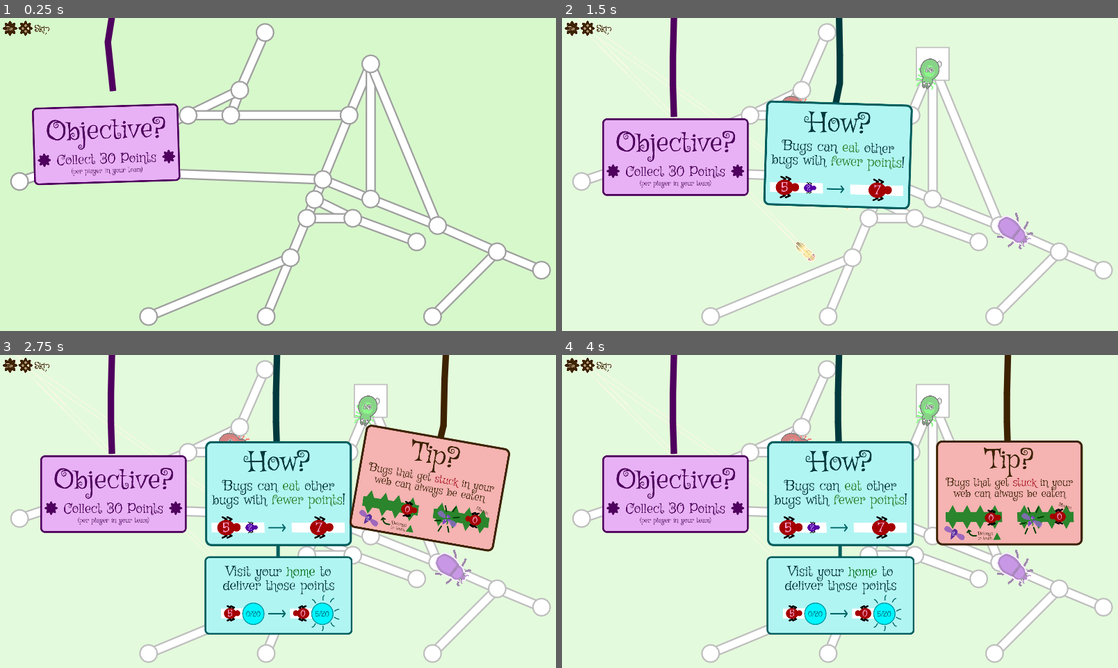
Above: before the commit, frames 1-4 (two rows, left to right).
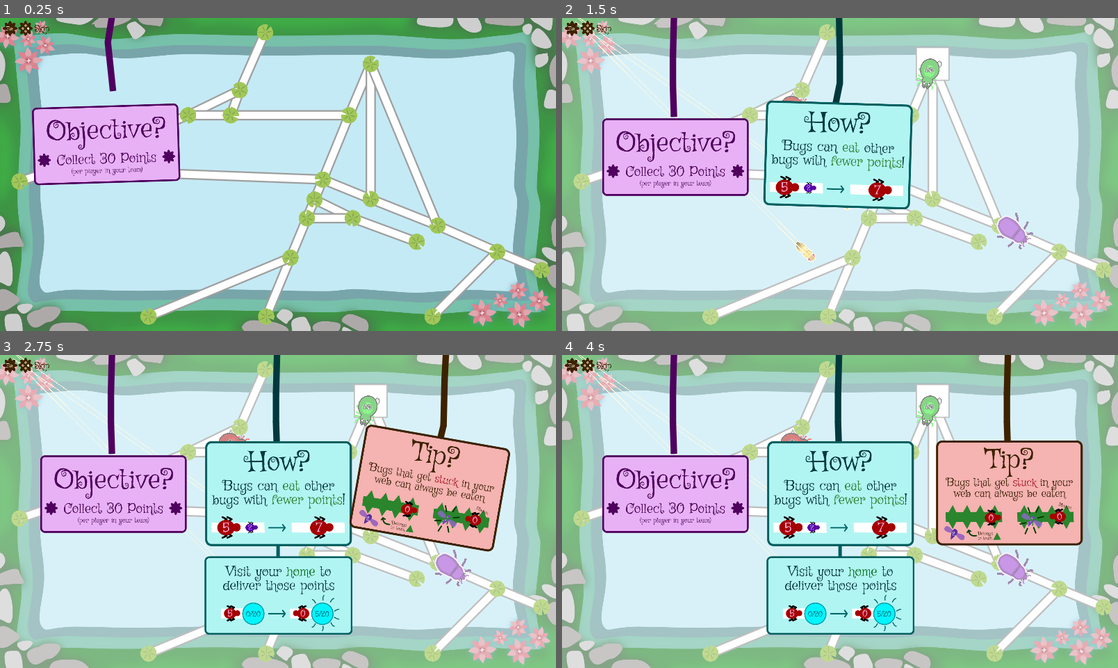
Above: after the commit, the same moments.

Repository: Pandaqi/Windowsilk
Game: Godot game, scene res://Main.tscn
Two runs of this game, one before a commit and one after it. Both use one fixed random seed, a clock stepped at 60 frames per second and the inputs below.
Inputs:
- Up to frame 1 (0.25 s): no input
- Up to frame 2 (1.5 s): tap Enter (add_keyboard_player) at 0.5, 0.6 s; hold Right 0.53-1.28 s; hold Down from 1.28 s (still down); tap T at 1.35 s
- Up to frame 3 (2.75 s): release Down at 2.03 s; hold Right from 2.03 s (still down); tap K at 2.1 s
- Up to frame 4 (4 s): release Right at 2.78 s; hold Up (ui_up) 2.78-3.53 s; tap J at 2.85 s; tap Space (unpause) at 3.5 s; hold Left from 3.53 s (still down); tap H at 3.6 s

The runs differ from the first frame. In frame 1, 85% of the frame differs, in the area x 0-100%, y 0-100%; in frame 2, 77%; in frame 3, 63%; in frame 4, 63%.

Commit message:
To my surprise, this is actually a good game?
Added arenas today (well, the first two). It makes it look SO much better. And the tiny fixes I did the past few days help a ton with balance and fun.

Diff:
--- a/Main.tscn
+++ b/Main.tscn
@@ -70,6 +70,7 @@
 
 [node name="Arena" type="Node2D" parent="."]
 script = ExtResource( 6 )
+debug_arena = "pondstill"
 
 [node name="Web" parent="." instance=ExtResource( 1 )]
 
--- a/Menu.tscn
+++ b/Menu.tscn
@@ -10,7 +10,7 @@
 [ext_resource path="res://assets/ui/help_texts.png" type="Texture" id=8]
 [ext_resource path="res://scripts/menu/helpers.gd" type="Script" id=9]
 [ext_resource path="res://assets/ui/jump_instruction.png" type="Texture" id=10]
-[ext_resource path="res://scripts/menu/settings.gd" type="Script" id=11]
+[ext_resource path="res://scenes/technical_settings.tscn" type="PackedScene" id=11]
 [ext_resource path="res://scripts/menu/config_loader.gd" type="Script" id=12]
 
 [node name="Main" type="Node2D"]
@@ -74,10 +74,9 @@
 [node name="ConfigLoader" type="Node2D" parent="."]
 script = ExtResource( 12 )
 
-[node name="Settings" type="CanvasLayer" parent="."]
-script = ExtResource( 11 )
+[node name="TechnicalSettings" parent="." instance=ExtResource( 11 )]
 
-[connection signal="open_settings" from="." to="Settings" method="_on_Main_open_settings"]
+[connection signal="open_settings" from="." to="TechnicalSettings" method="_on_Main_open_settings"]
 [connection signal="players_nearby" from="." to="Helpers" method="_on_Main_players_nearby"]
 [connection signal="team_changed" from="." to="Helpers" method="_on_Main_team_changed"]
 [connection signal="team_changed" from="." to="Players" method="_on_Main_team_changed"]
--- a/project.godot
+++ b/project.godot
@@ -48,13 +48,13 @@
 exit={
 "deadzone": 0.5,
 "events": [ Object(InputEventKey,"resource_local_to_scene":false,"resource_name":"","device":0,"alt":false,"shift":false,"control":false,"meta":false,"command":false,"pressed":false,"scancode":16777217,"physical_scancode":0,"unicode":0,"echo":false,"script":null)
-, Object(InputEventJoypadButton,"resource_local_to_scene":false,"resource_name":"","device":0,"button_index":1,"pressure":0.0,"pressed":false,"script":null)
+, Object(InputEventJoypadButton,"resource_local_to_scene":false,"resource_name":"","device":0,"button_index":2,"pressure":0.0,"pressed":false,"script":null)
  ]
 }
 restart={
 "deadzone": 0.5,
 "events": [ Object(InputEventKey,"resource_local_to_scene":false,"resource_name":"","device":0,"alt":false,"shift":false,"control":false,"meta":false,"command":false,"pressed":false,"scancode":16777221,"physical_scancode":0,"unicode":0,"echo":false,"script":null)
-, Object(InputEventJoypadButton,"resource_local_to_scene":false,"resource_name":"","device":0,"button_index":0,"pressure":0.0,"pressed":false,"script":null)
+, Object(InputEventJoypadButton,"resource_local_to_scene":false,"resource_name":"","device":0,"button_index":1,"pressure":0.0,"pressed":false,"script":null)
  ]
 }
 add_keyboard_player={
--- /dev/null
+++ b/scenes/arenas/pondstill.tscn
@@ -0,0 +1,11 @@
+[gd_scene load_steps=2 format=2]
+
+[ext_resource path="res://assets/arenas/pondstill/bg.png" type="Texture" id=1]
+
+[node name="Pondstill" type="Node2D"]
+
+[node name="BG" type="Node2D" parent="."]
+
+[node name="Bg" type="Sprite" parent="BG"]
+texture = ExtResource( 1 )
+centered = false
--- /dev/null
+++ b/scenes/arenas/windowsill.tscn
@@ -0,0 +1,11 @@
+[gd_scene load_steps=2 format=2]
+
+[ext_resource path="res://assets/arenas/windowsill/bg.png" type="Texture" id=1]
+
+[node name="Node2D" type="Node2D"]
+
+[node name="BG" type="Node2D" parent="."]
+
+[node name="Sprite" type="Sprite" parent="BG"]
+texture = ExtResource( 1 )
+centered = false
--- a/scenes/custom_webs/menu.tscn
+++ b/scenes/custom_webs/menu.tscn
@@ -251,7 +251,7 @@
 [node name="PointSettings" type="Node2D" parent="Points"]
 position = Vector2( 200, 880 )
 script = ExtResource( 1 )
-type = "bugs"
+type = "settings"
 color = Color( 0.631373, 0.329412, 0.764706, 1 )
 scale_factor = 2.0
 
--- a/scenes/entity.tscn
+++ b/scenes/entity.tscn
@@ -260,6 +260,8 @@
 shape = SubResource( 2 )
 
 [node name="GeneralArea" type="Area2D" parent="."]
+collision_layer = 9
+collision_mask = 9
 script = ExtResource( 37 )
 
 [node name="CollisionShape2D" type="CollisionShape2D" parent="GeneralArea"]
@@ -497,27 +499,27 @@
 [connection signal="on_nearby_players_changed" from="GeneralArea" to="Points" method="_on_GeneralArea_on_nearby_players_changed"]
 [connection signal="body_entered" from="GeneralArea/PlayerArea" to="GeneralArea" method="_on_PlayerArea_body_entered"]
 [connection signal="body_exited" from="GeneralArea/PlayerArea" to="GeneralArea" method="_on_PlayerArea_body_exited"]
+[connection signal="on_death" from="Status" to="Specialties" method="_on_Status_on_death"]
 [connection signal="on_death" from="Status" to="Mover" method="_on_Status_on_death"]
+[connection signal="on_death" from="Status" to="Movement" method="_on_Status_on_death"]
+[connection signal="on_death" from="Status" to="Jumper" method="_on_Status_on_death"]
+[connection signal="on_death" from="Status" to="Input" method="_on_Status_on_death"]
+[connection signal="on_death" from="Status" to="Trail" method="_on_Status_on_death"]
+[connection signal="on_death" from="Status" to="SilkReader" method="_on_Status_on_death"]
 [connection signal="on_death" from="Status" to="Collector" method="_on_Status_on_death"]
-[connection signal="on_death" from="Status" to="Input" method="_on_Status_on_death"]
-[connection signal="on_death" from="Status" to="Jumper" method="_on_Status_on_death"]
-[connection signal="on_death" from="Status" to="Movement" method="_on_Status_on_death"]
-[connection signal="on_death" from="Status" to="Specialties" method="_on_Status_on_death"]
-[connection signal="on_death" from="Status" to="SilkReader" method="_on_Status_on_death"]
-[connection signal="on_death" from="Status" to="Trail" method="_on_Status_on_death"]
 [connection signal="on_revive" from="Respawner" to="Status" method="_on_Respawner_on_revive"]
 [connection signal="on_revive" from="Respawner" to="Mover" method="_on_Respawner_on_revive"]
+[connection signal="on_revive" from="Respawner" to="Visuals" method="_on_Respawner_on_revive"]
+[connection signal="on_revive" from="Respawner" to="Movement" method="_on_Respawner_on_revive"]
+[connection signal="on_revive" from="Respawner" to="Input" method="_on_Respawner_on_revive"]
+[connection signal="on_revive" from="Respawner" to="Tracker" method="_on_Respawner_on_revive"]
+[connection signal="on_revive" from="Respawner" to="SilkReader" method="_on_Respawner_on_revive"]
 [connection signal="on_revive" from="Respawner" to="Collector" method="_on_Respawner_on_revive"]
-[connection signal="on_revive" from="Respawner" to="Tracker" method="_on_Respawner_on_revive"]
-[connection signal="on_revive" from="Respawner" to="Input" method="_on_Respawner_on_revive"]
-[connection signal="on_revive" from="Respawner" to="Movement" method="_on_Respawner_on_revive"]
-[connection signal="on_revive" from="Respawner" to="SilkReader" method="_on_Respawner_on_revive"]
-[connection signal="on_revive" from="Respawner" to="Visuals" method="_on_Respawner_on_revive"]
 [connection signal="timeout" from="Respawner/Timer" to="Respawner" method="_on_Timer_timeout"]
 [connection signal="animation_finished" from="Respawner/AnimationPlayer" to="Respawner" method="_on_AnimationPlayer_animation_finished"]
-[connection signal="on_move_completed" from="Mover" to="Movement/Stamina" method="_on_Mover_on_move_completed"]
 [connection signal="on_move_completed" from="Mover" to="Specialties" method="_on_Mover_on_move_completed"]
 [connection signal="on_move_completed" from="Mover" to="Visuals/Worm" method="_on_Mover_on_move_completed"]
+[connection signal="on_move_completed" from="Mover" to="Movement/Stamina" method="_on_Mover_on_move_completed"]
 [connection signal="button_press" from="Input" to="Jumper" method="_on_Input_button_press"]
 [connection signal="button_release" from="Input" to="Jumper" method="_on_Input_button_release"]
 [connection signal="move_vec" from="Input" to="Mover" method="_on_Movement_move_vec"]
--- /dev/null
+++ b/scenes/technical_settings.tscn
@@ -0,0 +1,47 @@
+[gd_scene load_steps=3 format=2]
+
+[ext_resource path="res://scripts/technical_settings/technical_settings.gd" type="Script" id=1]
+[ext_resource path="res://assets/ui/settings_exit.png" type="Texture" id=2]
+
+[node name="TechnicalSettings" type="CanvasLayer"]
+pause_mode = 2
+script = ExtResource( 1 )
+
+[node name="Control" type="Control" parent="."]
+anchor_right = 1.0
+anchor_bottom = 1.0
+__meta__ = {
+"_edit_use_anchors_": false
+}
+
+[node name="ColorRect" type="ColorRect" parent="Control"]
+anchor_right = 1.0
+anchor_bottom = 1.0
+color = Color( 0, 0, 0, 0.8 )
+__meta__ = {
+"_edit_use_anchors_": false
+}
+
+[node name="CenterContainer" type="CenterContainer" parent="Control"]
+anchor_right = 1.0
+anchor_bottom = 1.0
+__meta__ = {
+"_edit_use_anchors_": false
+}
+
+[node name="VBoxContainer" type="VBoxContainer" parent="Control/CenterContainer"]
+margin_left = 360.0
+margin_top = 423.0
+margin_right = 1560.0
+margin_bottom = 657.0
+rect_min_size = Vector2( 1200, 0 )
+
+[node name="Back" type="CenterContainer" parent="Control/CenterContainer/VBoxContainer"]
+margin_right = 1200.0
+margin_bottom = 234.0
+
+[node name="Back" type="TextureRect" parent="Control/CenterContainer/VBoxContainer/Back"]
+margin_left = 263.0
+margin_right = 937.0
+margin_bottom = 234.0
+texture = ExtResource( 2 )
--- /dev/null
+++ b/scenes/technical_settings_module.tscn
@@ -0,0 +1,90 @@
+[gd_scene load_steps=12 format=2]
+
+[ext_resource path="res://assets/fonts/griffy.ttf" type="DynamicFontData" id=1]
+[ext_resource path="res://scripts/technical_settings/technical_settings_module.gd" type="Script" id=2]
+[ext_resource path="res://assets/ui/grabber_normal.png" type="Texture" id=4]
+[ext_resource path="res://assets/ui/grabber_highlight.png" type="Texture" id=5]
+[ext_resource path="res://assets/ui/checkbox_on.png" type="Texture" id=6]
+[ext_resource path="res://assets/ui/checkbox_off.png" type="Texture" id=7]
+
+[sub_resource type="DynamicFont" id=4]
+size = 64
+font_data = ExtResource( 1 )
+
+[sub_resource type="StyleBoxLine" id=1]
+color = Color( 0.764706, 1, 0.658824, 1 )
+thickness = 10
+
+[sub_resource type="StyleBoxLine" id=2]
+color = Color( 0.960784, 0.407843, 0.0745098, 1 )
+grow_begin = 8.0
+grow_end = 8.0
+thickness = 10
+
+[sub_resource type="StyleBoxLine" id=3]
+color = Color( 0.960784, 0.407843, 0.0745098, 1 )
+thickness = 10
+
+[sub_resource type="DynamicFont" id=5]
+size = 32
+font_data = ExtResource( 1 )
+
+[node name="VBoxContainer" type="VBoxContainer"]
+margin_top = 210.0
+margin_right = 264.0
+margin_bottom = 391.0
+rect_min_size = Vector2( 1200, 0 )
+size_flags_horizontal = 3
+script = ExtResource( 2 )
+__meta__ = {
+"_edit_use_anchors_": false
+}
+
+[node name="HBoxContainer" type="HBoxContainer" parent="."]
+margin_right = 1200.0
+margin_bottom = 136.0
+size_flags_horizontal = 3
+
+[node name="Label" type="Label" parent="HBoxContainer"]
+margin_top = 24.0
+margin_right = 528.0
+margin_bottom = 111.0
+size_flags_horizontal = 3
+custom_colors/font_color = Color( 1, 1, 1, 1 )
+custom_fonts/font = SubResource( 4 )
+text = "Lalal"
+
+[node name="HSlider" type="HSlider" parent="HBoxContainer"]
+margin_left = 532.0
+margin_right = 1060.0
+margin_bottom = 136.0
+size_flags_horizontal = 3
+size_flags_vertical = 3
+custom_icons/grabber_highlight = ExtResource( 5 )
+custom_icons/grabber = ExtResource( 4 )
+custom_styles/slider = SubResource( 1 )
+custom_styles/grabber_area_highlight = SubResource( 2 )
+custom_styles/grabber_area = SubResource( 3 )
+min_value = 0.1
+max_value = 1.0
+value = 0.1
+
+[node name="Checkbox" type="CheckBox" parent="HBoxContainer"]
+margin_left = 1064.0
+margin_right = 1200.0
+margin_bottom = 136.0
+custom_icons/checked = ExtResource( 6 )
+custom_icons/unchecked = ExtResource( 7 )
+
+[node name="Desc" type="Label" parent="."]
+margin_top = 140.0
+margin_right = 1200.0
+margin_bottom = 184.0
+size_flags_horizontal = 3
+custom_colors/font_color = Color( 1, 1, 1, 0.588235 )
+custom_fonts/font = SubResource( 5 )
+text = "Lalala"
+autowrap = true
+
+[connection signal="value_changed" from="HBoxContainer/HSlider" to="." method="_on_HSlider_value_changed"]
+[connection signal="toggled" from="HBoxContainer/Checkbox" to="." method="_on_Checkbox_toggled"]
--- a/scripts/arena.gd
+++ b/scripts/arena.gd
@@ -2,15 +2,19 @@
 
 var arena : String = "windowsill"
 
+# DEBUGGING
+export var debug_arena : String = ""
+
 func activate():
-	# DEBUGGING
-	return
+	if debug_arena != "":
+		GlobalDict.cfg.arena = debug_arena
 
 	arena = GlobalDict.cfg.arena
 
 	var arena_scene = load("res://scenes/arenas/" + arena + ".tscn").instance()
 	add_child(arena_scene)
 
+
 	# TO DO: In the future (maybe)
 	# => Allow them to have manually created webs; if so, create those instead
 	# => Allow them custom functionality, which might need to be activated/copied somewhere else
--- a/scripts/entity_modules/module_mover_general.gd
+++ b/scripts/entity_modules/module_mover_general.gd
@@ -45,6 +45,7 @@
 
 func update_speed_scale(num):
 	if not GlobalDict.cfg.bigger_entities_move_slower: return
+	if not Global.in_game: return
 
 	speed_scale = max(SPEED_SCALE_BOUNDS.max - SPEED_LOSS_PER_POINT*num, SPEED_SCALE_BOUNDS.min)
 
--- a/scripts/entity_modules/module_status.gd
+++ b/scripts/entity_modules/module_status.gd
@@ -53,7 +53,7 @@
 
 func make_menu_entity():
 	can_die = false
-	body.m.points.change(5)
+	body.m.points.set_to(GlobalDict.cfg.menu_entity_points)
 	body.m.mover.get_node("WebMover").allow_entering_any_edge = true
 
 func is_player():
--- a/scripts/globals/global_dict.gd
+++ b/scripts/globals/global_dict.gd
@@ -2,6 +2,7 @@
 
 var base_cfg = {
 	'player_starting_points': 2,
+	'menu_entity_points': 5,
 	'max_points_capacity': 9,
 
 	'arena': 'windowsill',
@@ -107,7 +108,8 @@
 }
 
 var arenas = {
-	'windowsill': { 'frame': 0, "def": true }
+	'windowsill': { 'frame': 0, "def": true },
+	'pondstill': { 'frame': 1, "custom_point": "lilypad" }
 }
 
 # All parameters are FALSE by default (this means simplified code and consistency)
--- a/scripts/main.gd
+++ b/scripts/main.gd
@@ -19,10 +19,10 @@
 	if GlobalInput.get_player_count() <= 0:
 		GlobalInput.create_debugging_players()
 
+	arena.activate()
 	web.activate()
 
 func web_loading_done():
-	arena.activate()
 	players.activate()
 	entities.activate()
 
--- a/scripts/main_menu.gd
+++ b/scripts/main_menu.gd
@@ -39,3 +39,9 @@
 
 func web_is(key):
 	return final_web == key
+
+func hide():
+	pass
+
+func show():
+	pass
--- a/scripts/menu/players_menu.gd
+++ b/scripts/menu/players_menu.gd
@@ -23,9 +23,10 @@
 	p.m.status.make_player(num, team_num)
 	p.m.status.make_menu_entity()
 
+	p.m.mover.force_update_speed_scale(2.0)
+
 	if main_node.web_is("arenas") or main_node.web_is("bugs"):
 		p.m.jumper.disable_input()
-		p.m.mover.force_update_speed_scale(2.0)
 
 	var start_point = starting_points[num]
 
--- a/scripts/menu/settings.gd
+++ /dev/null
@@ -1,10 +0,0 @@
-extends CanvasLayer
-
-func _on_Main_open_settings():
-	open()
-
-func open():
-	pass
-
-func close():
-	pass
--- a/scripts/point_modules/module_drawer.gd
+++ b/scripts/point_modules/module_drawer.gd
@@ -5,6 +5,20 @@
 onready var tween = get_node("/root/Main/Tween")
 
 var radius_scale_factor : float = 1.0
+
+var sprite = null
+var custom_img = null
+
+func _ready():
+	var cur_arena_data = GlobalDict.arenas[GlobalDict.cfg.arena]
+	if cur_arena_data.has('custom_point'):
+		custom_img = load("res://assets/custom_points/lilypad.png")
+
+		sprite = Sprite.new()
+		sprite.texture = custom_img
+		sprite.set_rotation(2*PI*randf())
+		add_child(sprite)
+
 
 func update_visuals():
 	update()
@@ -19,6 +33,12 @@
 
 func _draw():
 	var radius = body.m.body.get_radius()*radius_scale_factor
+
+	if custom_img:
+		sprite.set_visible(true)
+		sprite.set_scale((radius/128.0)*Vector2(1,1)*2.0)
+		return
+
 	draw_circle(Vector2.ZERO, radius, COLOR)
 
 	if GlobalDict.cfg.draw_outlines_on_web:
--- a/scripts/point_modules/module_menu.gd
+++ b/scripts/point_modules/module_menu.gd
@@ -171,12 +171,14 @@
 	else: fade_tutorial()
 
 func show_tutorial():
+	if not item_tutorial: return
 	tween.interpolate_property(item_tutorial, "modulate",
 		item_tutorial.modulate, Color(1,1,1,1), 0.5,
 		Tween.TRANS_LINEAR, Tween.EASE_OUT)
 	tween.start()
 
 func fade_tutorial():
+	if not item_tutorial: return
 	tween.interpolate_property(item_tutorial, "modulate",
 		item_tutorial.modulate, Color(1,1,1,0), 0.5,
 		Tween.TRANS_LINEAR, Tween.EASE_OUT)
--- /dev/null
+++ b/scripts/technical_settings/technical_settings.gd
@@ -0,0 +1,72 @@
+extends CanvasLayer
+
+onready var cont = $Control/CenterContainer/VBoxContainer
+onready var main_node = get_parent()
+
+var setting_module_scene = preload("res://scenes/technical_settings_module.tscn")
+var modules = []
+
+var active : bool = false
+
+func _ready():
+	create_interface()
+	hide()
+
+func _on_Main_open_settings():
+	GlobalAudio.play_static_sound("ui_button_press")
+	show()
+	main_node.hide()
+
+func _unhandled_input(ev):
+	if not active: return
+
+	# same controls for pausing and exiting, not only consistent, also saves me work
+	if ev.is_action_released("pause"):
+		_on_Back_pressed()
+
+func hide():
+	$Control.set_visible(false)
+	get_tree().paused = false
+	active = false
+
+	for mod in modules:
+		mod.release_focus()
+
+func show():
+	get_tree().paused = true
+
+	$Control.set_visible(true)
+	grab_focus_on_first()
+	active = true
+
+func grab_focus_on_first():
+	modules[0].grab_focus_on_comp()
+
+func create_interface():
+	var st = GlobalConfig.settings
+
+	for i in range(st.size()):
+		var cur_setting = st[i]
+		var node = setting_module_scene.instance()
+
+		# set correct name and section,
+		# so it knows WHICH entries to update
+		node.initialize(cur_setting)
+
+		# set to the current saved value in the config
+		node.update_to_config()
+
+		# add the whole thing
+		cont.add_child(node)
+		modules.append(node)
+
+	# make sure the back button is at the BOTTOM
+	var back_btn = cont.get_node("Back")
+	cont.remove_child(back_btn)
+	cont.add_child(back_btn)
+
+func _on_Back_pressed():
+	GlobalAudio.play_static_sound("ui_button_press")
+
+	self.hide()
+	main_node.show()
--- /dev/null
+++ b/scripts/technical_settings/technical_settings_module.gd
@@ -0,0 +1,59 @@
+extends VBoxContainer
+
+var sec = ""
+var nm = ""
+var comp = ""
+
+var cont
+
+func initialize(setting):
+	sec = setting.sec
+	nm = setting.name
+	comp = setting.comp
+
+	cont = get_node("HBoxContainer")
+
+	# set label
+	cont.get_node("Label").set_text(setting.label)
+
+	# only keep the correct interface element
+	for child in cont.get_children():
+		if child.name == "Label" or child.name == comp:
+			continue
+
+		child.queue_free()
+
+	# if it has a description, set it
+	# otherwise, remove
+	if setting.has('desc'):
+		get_node("Desc").set_text(setting.desc)
+	else:
+		get_node("Desc").queue_free()
+
+	# if it has a custom range, set it
+	if setting.has('range'):
+		var slider = cont.get_node("HSlider")
+
+		slider.min_value = setting.range.min
+		slider.max_value = setting.range.max
+
+		slider.step = (setting.range.min + setting.range.max) / 50.0
+
+func grab_focus_on_comp():
+	cont.get_node(comp).grab_focus()
+
+func update_to_config():
+	var val = GlobalConfig.get_config_val(sec, nm)
+
+	if comp == "HSlider":
+		cont.get_node(comp).value = val
+	elif comp == "Checkbox":
+		cont.get_node(comp).pressed = val
+
+func _on_HSlider_value_changed(value):
+	GlobalAudio.play_static_sound("button")
+	GlobalConfig.update_config_val({ "sec": sec, "name": nm}, value)
+
+func _on_Checkbox_toggled(button_pressed):
+	GlobalAudio.play_static_sound("button")
+	GlobalConfig.update_config_val({ "sec": sec, "name": nm}, button_pressed)
--- a/scripts/web.gd
+++ b/scripts/web.gd
@@ -163,6 +163,8 @@
 	# NOTE: This is quite a costly "fail-safe", is it worth it?
 	var points = get_tree().get_nodes_in_group("Points")
 	for p in points:
+		if not p or not is_instance_valid(p): continue
+
 		var intersect = get_intersections(p.position, p.m.body.get_radius())
 		for res in intersect:
 			if not res.collider.is_in_group("Edges"): continue
--- a/scripts/web_modules/module_edges.gd
+++ b/scripts/web_modules/module_edges.gd
@@ -384,7 +384,9 @@
 	# but there's a reason this edge must be kept alive
 	var edge_must_stay_alive = edge.m.entities.has_strong_one() or edge.m.body.cant_destroy_due_to_home_base()
 	if not keep_entities_alive and edge_must_stay_alive:
-		return
+		return {
+			"failed": true
+		}
 
 	var start_node = edge.m.body.start
 	var end_node = edge.m.body.end
@@ -406,6 +408,7 @@
 	edge.queue_free()
 
 	return {
+		'failed': false,
 		'entities': entities,
 		'type': type,
 		'boss': boss,
--- a/scripts/web_modules/module_points.gd
+++ b/scripts/web_modules/module_points.gd
@@ -33,8 +33,12 @@
 		e.m.status.die()
 
 	var edges_copy = point.m.edges.get_them() + []
+	var not_all_removed = false
 	for e in edges_copy:
-		edges.remove_existing(e)
+		var res = edges.remove_existing(e)
+		if res.failed: not_all_removed = true
+
+	if not_all_removed: return
 
 	point.queue_free()
 
Binary file added: assets/arenas/pondstill/bg.png
Not shown, added: assets/arenas/pondstill/bg.png.import
Binary file added: assets/arenas/windowsill/bg.png
Not shown, added: assets/arenas/windowsill/bg.png.import
Binary file added: assets/custom_points/lilypad.png
Not shown, added: assets/custom_points/lilypad.png.import
Binary file added: assets/ui/checkbox_off.png
Not shown, added: assets/ui/checkbox_off.png.import
Binary file added: assets/ui/checkbox_on.png
Not shown, added: assets/ui/checkbox_on.png.import
Binary file added: assets/ui/grabber_highlight.png
Not shown, added: assets/ui/grabber_highlight.png.import
(and 8 more such lines)
